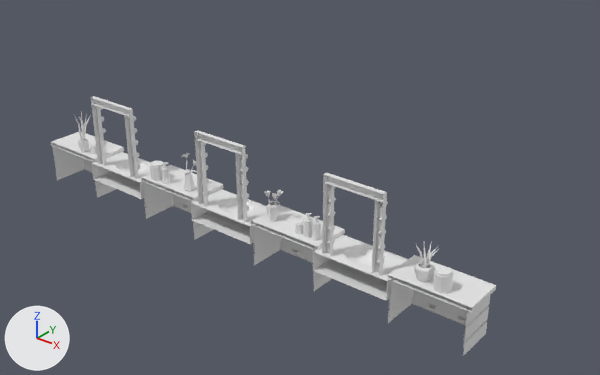
Renders of the OBJ model Game/Source/Game/assets/meshes/salon/props.obj from each side of a commit.
Before and after are seen from a 50 mm lens placed at (25.6, -29.0, 20.3), pointed at (0.6, 2.3, 1.0). Lighting does not change. The marker at lower left points along +X, +Y and +Z. Where no turn or scale is listed for an object, it has been applied to the vertices. Vertices at the same position are counted once.

Names of what the first picture shows: 'props'.
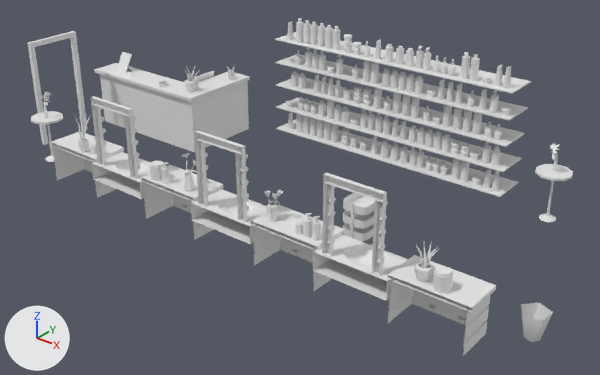
Pixel boxes (x1, y1, x2, y2) of what changed, in the pictures (600 x 375 px):
'props', reshaped (23% wider, 30% taller): before (51, 96, 496, 356); after (27, 19, 573, 356)
part 1 of me_props, added: after (491, 148, 500, 166)
part 2 of me_props, added: after (409, 127, 417, 142)
part 3 of me_props, added: after (417, 129, 426, 145)
part 4 of me_props, added: after (482, 145, 491, 163)
part 5 of me_props, added: after (317, 120, 324, 138)
part 6 of me_props, added: after (381, 143, 389, 158)
part 7 of me_props, added: after (391, 145, 399, 161)
part 8 of me_props, added: after (400, 148, 408, 164)
part 9 of me_props, added: after (442, 105, 452, 127)
part 10 of me_props, added: after (305, 52, 312, 68)
part 11 of me_props, added: after (336, 59, 343, 75)
part 12 of me_props, added: after (360, 113, 367, 128)
part 13 of me_props, added: after (27, 19, 573, 222)
part 14 of me_props, added: after (343, 193, 375, 246)
part 15 of me_props, added: after (521, 303, 553, 342)

Edits to the bpy script that builds the scene:
```text
Change me_props:
    used by ob_props; location = (0.0, 0.0, 0.0)
    remove me_props.from_pydata(...)  # 2170 vertices, 3166 faces; spans x -12.0..14.1, y -4.4..-2.2, z 0.1..6.0
    add me_props.from_pydata(...)  # 8166 vertices, 12038 faces; spans x -17.5..16.0, y -4.4..10.5, z -0.1..7.9
    me_props part 1: the loose piece of 20 vertices spanning x 6.0..6.4, y -3.8..-3.5, z 2.3..3.2 is copied, and the copy is moved by (2.3, 12.5, -0.1); it spans x 8.3..8.7, y 8.7..9.0, z 2.2..3.1
    me_props part 2: the loose piece of 20 vertices spanning x 5.5..5.9, y -3.8..-3.5, z 2.3..3.2 is copied, and the copy is moved by (-2.3, 12.5, -0.2); it spans x 3.2..3.6, y 8.6..9.1, z 2.2..3.0
    me_props part 3: the loose piece of 20 vertices spanning x 5.5..5.9, y -3.8..-3.5, z 2.3..3.2 is copied, and the copy is moved by (-1.8, 12.5, -0.2); it spans x 3.7..4.2, y 8.6..9.1, z 2.2..3.0
    me_props part 4: the loose piece of 20 vertices spanning x 6.0..6.4, y -3.8..-3.5, z 2.3..3.2 is copied, and the copy is moved by (1.7, 12.5, -0.1); it spans x 7.8..8.1, y 8.7..9.0, z 2.2..3.1
    me_props part 5: the loose piece of 20 vertices spanning x -3.3..-2.9, y -4.0..-3.6, z 2.3..3.2 is copied, and the copy is scaled about its middle by (1.11, 1.11, 1.33), then moved by (0.0, 12.7, -1.4); it spans x -3.3..-2.9, y 8.6..9.1, z 0.8..1.9
    me_props part 6: the loose piece of 20 vertices spanning x 5.5..5.9, y -3.8..-3.5, z 2.3..3.2 is copied, and the copy is moved by (-4.1, 12.5, -1.6); it spans x 1.4..1.8, y 8.6..9.1, z 0.8..1.6
    me_props part 7: the loose piece of 20 vertices spanning x 5.5..5.9, y -3.8..-3.5, z 2.3..3.2 is copied, and the copy is moved by (-3.5, 12.5, -1.6); it spans x 2.1..2.5, y 8.6..9.1, z 0.8..1.6
    me_props part 8: the loose piece of 20 vertices spanning x 5.5..5.9, y -3.8..-3.5, z 2.3..3.2 is copied, and the copy is moved by (-2.8, 12.5, -1.6); it spans x 2.7..3.1, y 8.6..9.1, z 0.8..1.6
    me_props part 9: the loose piece of 20 vertices spanning x 5.6..5.8, y -3.8..-3.6, z 3.2..3.3 is copied, and the copy is scaled about its middle by (2.08, 2.08, 9.01), then moved by (-0.3, 12.5, 1.0); it spans x 5.2..5.7, y 8.6..9.1, z 3.7..4.8
    me_props part 10: the loose piece of 20 vertices spanning x -3.3..-2.9, y -4.0..-3.6, z 2.3..3.2 is copied, and the copy is moved by (-0.9, 12.7, 2.8); it spans x -4.3..-3.9, y 8.7..9.0, z 5.1..6.0
    me_props part 11: the loose piece of 20 vertices spanning x -3.3..-2.9, y -4.0..-3.6, z 2.3..3.2 is copied, and the copy is moved by (1.4, 12.7, 2.8); it spans x -1.9..-1.6, y 8.7..9.0, z 5.1..6.0
    me_props part 12: the loose piece of 20 vertices spanning x -3.3..-2.9, y -4.0..-3.6, z 2.3..3.2 is copied, and the copy is moved by (3.2, 12.7, -0.1); it spans x -0.1..0.3, y 8.7..9.0, z 2.2..3.1
    me_props part 13: 5271 vertices added at x -17.5..12.6, y -3.3..10.5, z 0.0..7.9
    me_props part 14: 208 vertices added at x 5.0..6.5, y -0.4..1.6, z 0.0..2.7
    me_props part 15: 10 vertices added at x 14.8..16.0, y -1.7..-0.4, z -0.1..1.2
```
